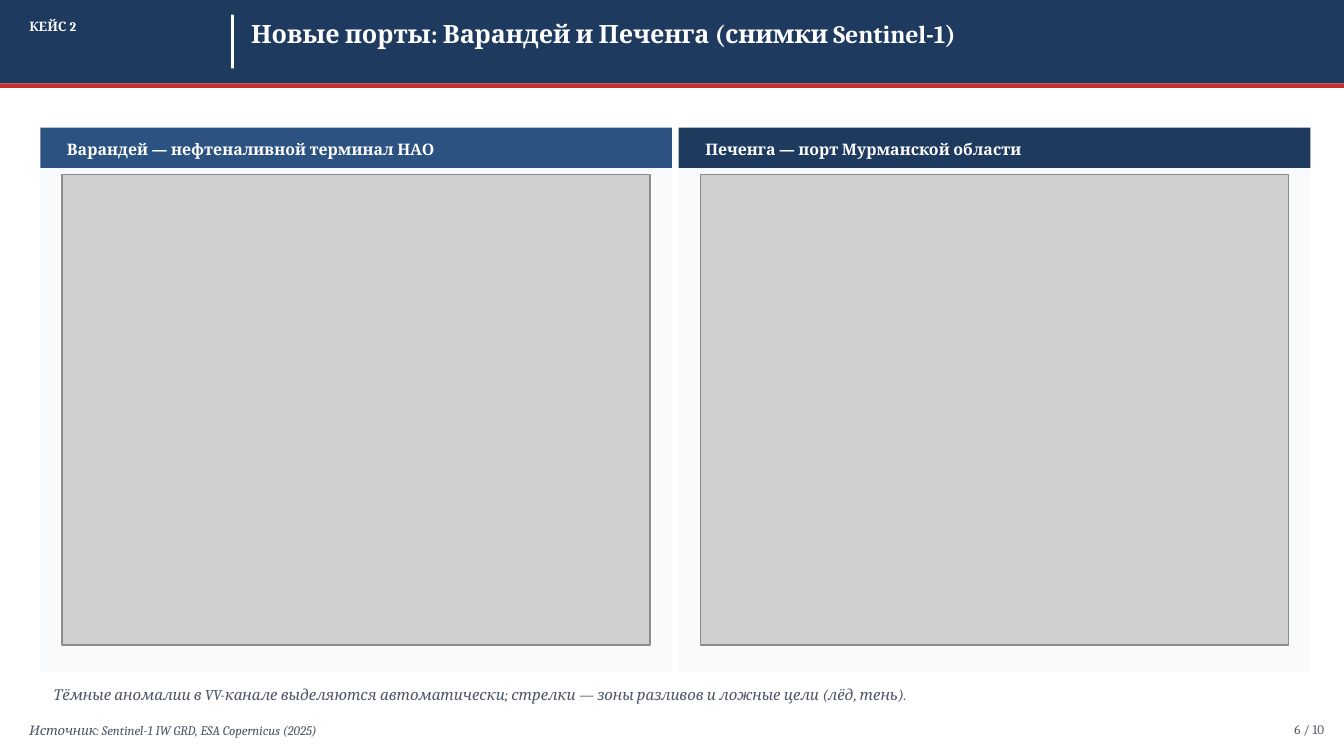
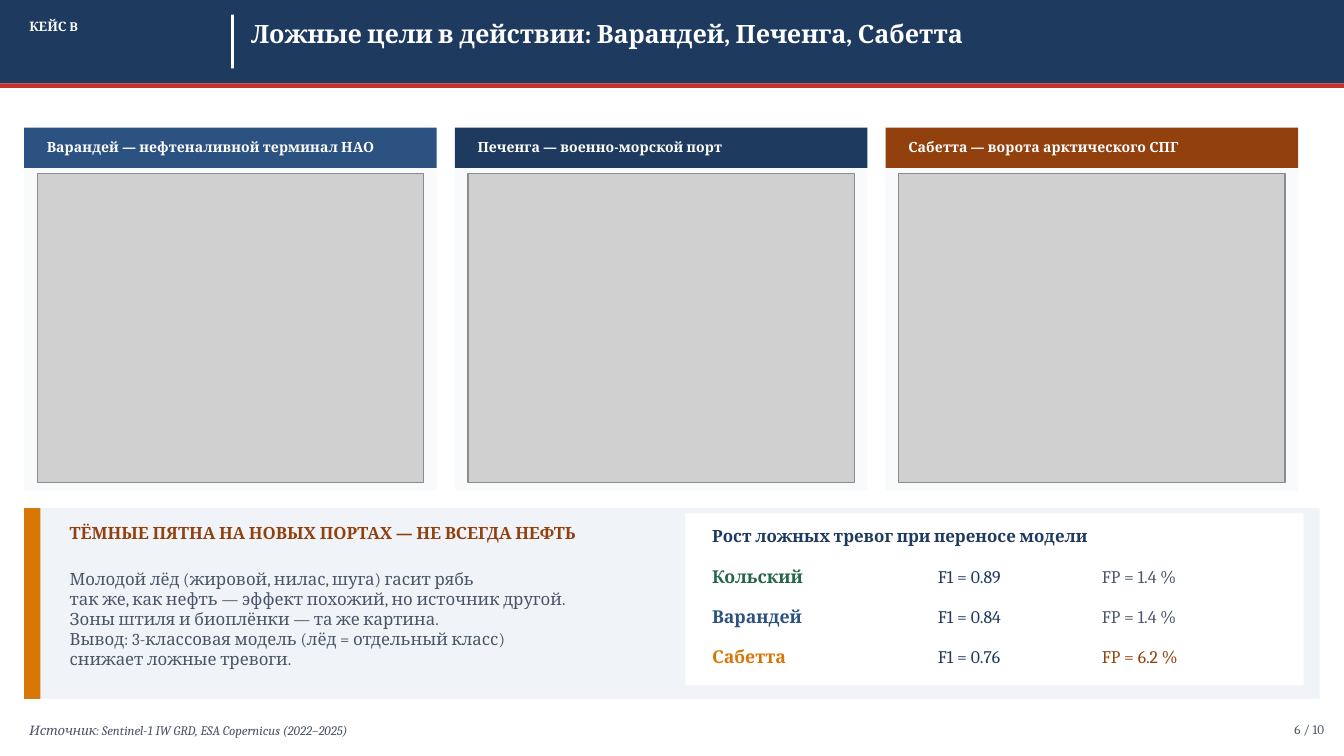
Before and after one commit to Confucius-hub/spbu_db_hw, a slide deck: slide 6 of thesis/presentation/Презентация_ВКР_2026.pptx. Drawn at 1344x756 pixels with LibreOffice and Linux fonts; fonts in the diff are those of the drawing; grey boxes stand for pictures. Boxes give left, top, right and bottom in pixels: in the first picture for what was removed or moved away, otherwise in the second. Text is boxed around its words. In the diff, an @@ line names an element or a change of style, - is before the commit and + after.

```diff
--- a/thesis/presentation/Презентация_ВКР_2026.pptx
+++ b/thesis/presentation/Презентация_ВКР_2026.pptx
@@ text at bbox=[29, 19, 78, 31]: text changed @@
-КЕЙС 2
+КЕЙС B
@@ text at bbox=[251, 23, 963, 49]: text changed @@
-Новые порты: Варандей и Печенга (снимки Sentinel-1)
+Ложные цели в действии: Варандей, Печенга, Сабетта
@@ rectangle: place and size @@
-rectangle at bbox=[40, 128, 672, 168]
+rectangle at bbox=[24, 128, 437, 168]
@@ rectangle: place and size @@
-rectangle at bbox=[40, 128, 672, 672]
+rectangle at bbox=[24, 128, 437, 491]
@@ text "Варандей — нефтеналивной терминал НАО": place and size @@
-text "Варандей — нефтеналивной терминал НАО" at bbox=[67, 143, 434, 159]
+text "Варандей — нефтеналивной терминал НАО" at bbox=[47, 141, 374, 156]
@@ text "Варандей — нефтеналивной терминал НАО" at bbox=[47, 141, 374, 156]: size 8.5 to 7.5 pt @@
@@ rectangle: place and size @@
-rectangle at bbox=[679, 128, 1310, 168]
+rectangle at bbox=[454, 128, 867, 168]
@@ rectangle: place and size @@
-rectangle at bbox=[679, 128, 1310, 672]
+rectangle at bbox=[454, 128, 867, 491]
@@ text at bbox=[478, 141, 722, 156]: text changed; size 8.5 to 7.5 pt @@
-Печенга — порт Мурманской области
+Печенга — военно-морской порт
@@ rectangle added at bbox=[886, 128, 1298, 491], fill #F8FAFC @@
@@ rectangle added at bbox=[886, 128, 1298, 168], fill #92400E @@
@@ text added at bbox=[908, 141, 1178, 156], 7.5 pt, text #FFFFFF, bold @@
+Сабетта — ворота арктического СПГ
@@ picture: place and size @@
-picture at bbox=[62, 175, 650, 645]
+picture at bbox=[38, 173, 425, 482]
@@ picture: place and size @@
-picture at bbox=[700, 175, 1289, 645]
+picture at bbox=[468, 173, 855, 482]
@@ picture added at bbox=[899, 173, 1286, 482] @@
@@ rectangle added at bbox=[24, 508, 1320, 699], fill #F0F4F8 @@
@@ rectangle added at bbox=[24, 508, 40, 699], fill #D97706 @@
@@ text added at bbox=[70, 524, 575, 543], 9 pt, text #92400E, bold @@
+ТЁМНЫЕ ПЯТНА НА НОВЫХ ПОРТАХ — НЕ ВСЕГДА НЕФТЬ
@@ rectangle added at bbox=[685, 513, 1304, 685], fill #FFFFFF @@
@@ text added at bbox=[712, 530, 1088, 546], 9 pt, text #1E3A5F, bold @@
+Рост ложных тревог при переносе модели
@@ text added at bbox=[712, 569, 803, 583], 9.5 pt, text #276749, bold @@
+Кольский
@@ text added at bbox=[70, 572, 561, 669], 9 pt, text #4A5568 @@
+Молодой лёд (жировой, нилас, шуга) гасит рябь
+так же, как нефть — эффект похожий, но источник другой.
+Зоны штиля и биоплёнки — та же картина.
+Вывод: 3-классовая модель (лёд = отдельный класс)
+снижает ложные тревоги.
@@ text added at bbox=[938, 571, 1001, 583], 9.5 pt, text #1E3A5F @@
+F1 = 0.89
@@ text added at bbox=[1102, 571, 1157, 583], 9.5 pt, text #4A5568 @@
+FP = 1.4 %
@@ text added at bbox=[712, 609, 802, 628], 9.5 pt, text #2C5282, bold @@
+Варандей
@@ text added at bbox=[938, 611, 1001, 623], 9.5 pt, text #1E3A5F @@
+F1 = 0.84
@@ text added at bbox=[1102, 611, 1157, 623], 9.5 pt, text #4A5568 @@
+FP = 1.4 %
@@ text added at bbox=[712, 649, 786, 664], 9.5 pt, text #D97706, bold @@
+Сабетта
@@ text added at bbox=[938, 651, 1000, 663], 9.5 pt, text #1E3A5F @@
+F1 = 0.76
@@ text added at bbox=[1102, 651, 1158, 663], 9.5 pt, text #92400E @@
+FP = 6.2 %
@@ text removed at bbox=[53, 688, 898, 704] @@
-Тёмные аномалии в VV-канале выделяются автоматически; стрелки — зоны разливов и ложные цели (лёд, тень).
@@ text at bbox=[29, 725, 348, 738]: text changed @@
-Источник: Sentinel-1 IW GRD, ESA Copernicus (2025)
+Источник: Sentinel-1 IW GRD, ESA Copernicus (2022–2025)
```
Also in this commit, not shown: 6 other slides changed, 2 slides added, 2 slides removed, 11 other files.
